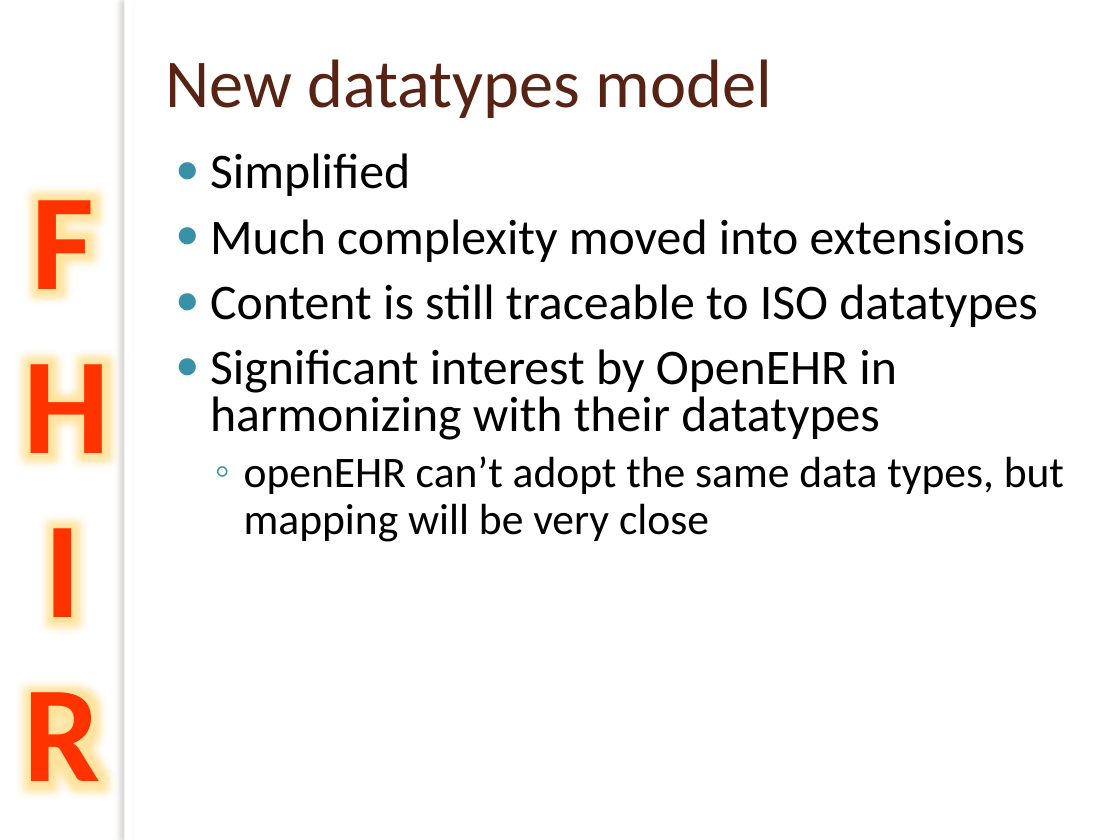
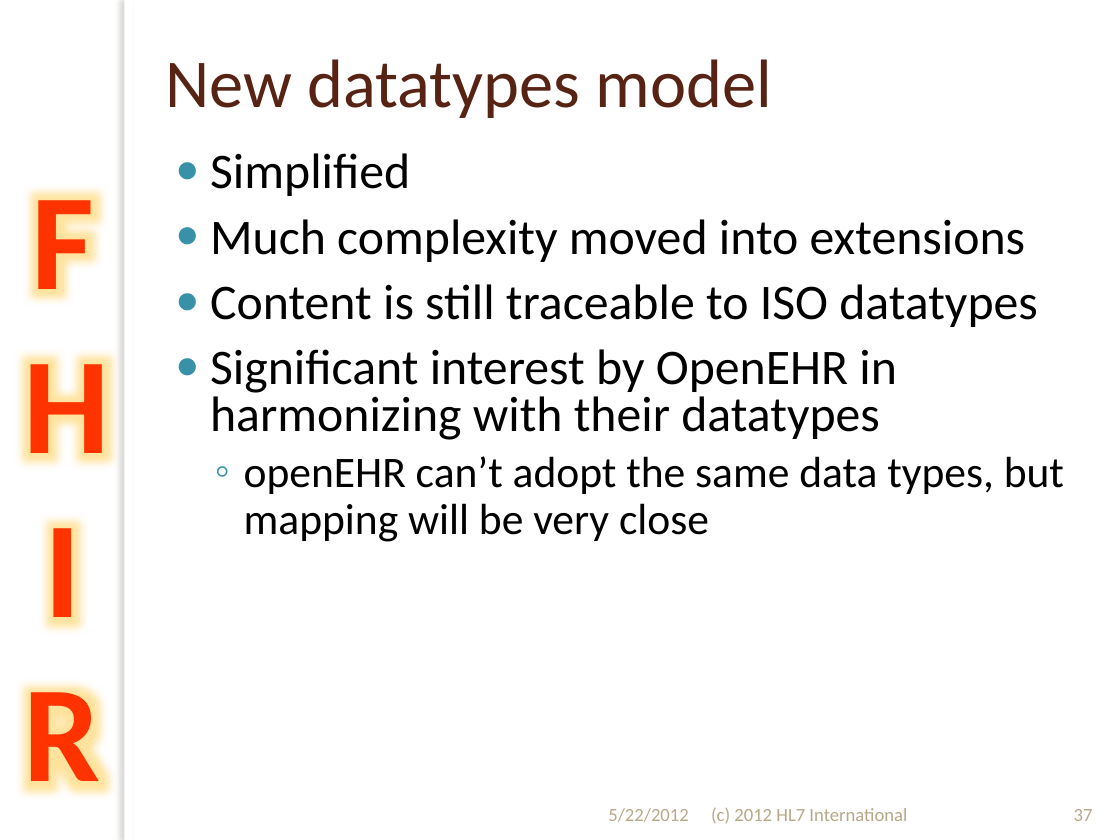
Before and after one commit to vista-novo/fhir, a slide deck: slide 37 of presentations/Introduction to FHIR.pptx. Drawn at 1120x840 pixels with LibreOffice and Linux fonts; fonts in the diff are those of the drawing; background and template pictures are left out. Boxes give left, top, right and bottom in pixels: in the first picture for what was removed or moved away, otherwise in the second. Text is boxed around its words. In the diff, an @@ line names an element or a change of style, - is before the commit and + after.

```diff
--- a/presentations/Introduction to FHIR.pptx
+++ b/presentations/Introduction to FHIR.pptx
@@ text added at [608, 808, 689, 822], 12 pt, text #B6A98A @@
+5/22/2012
@@ text added at [711, 808, 907, 823], 12 pt, text #B6A98A @@
+(c) 2012 HL7 International
@@ page number added at [1074, 809, 1093, 821], 12 pt, text #B6A98A @@
+37
```
Also in this commit, not shown: 80 other slides changed, 3 slides added, 2 slides removed.
